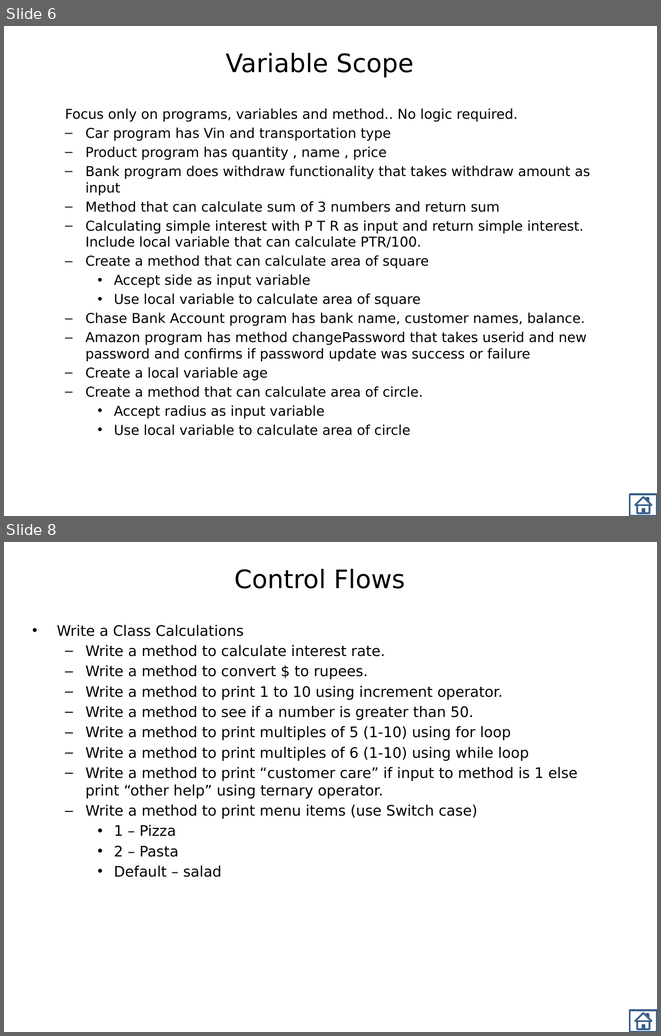
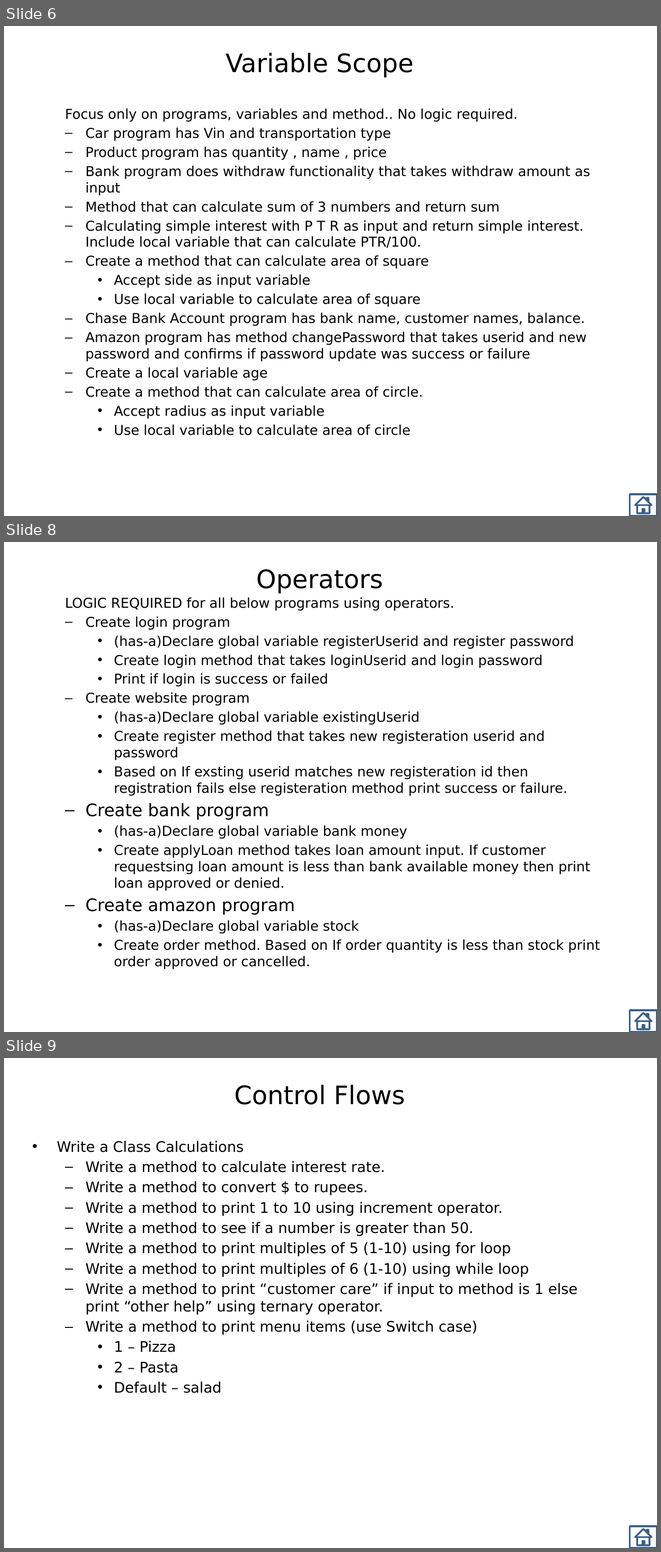
Before and after one commit to thinkcodegravity/dec24java, a slide deck: Assignments.pptx. Shown one above the other, each under a label of ours: slides 6 and 8 before the commit, slides 6, 8 and 9 after it; the slides between them are not shown. The pictures are 661x1036 and 661x1552 pixels, drawn with LibreOffice and Linux fonts; fonts in the diff are those of the drawing. Boxes give left, top, right and bottom in pixels: in the first picture for what was removed or moved away, otherwise in the second. Text is boxed around its words. In the diff, an @@ line names an element or a change of style, - is before the commit and + after.

```diff
--- a/Assignments.pptx
+++ b/Assignments.pptx
@@ slide 8 added at bbox=[4, 542, 657, 1032], background #FFFFFF @@
@@ title added at bbox=[256, 569, 383, 593], 28 pt, text #000000 @@
+Operators
@@ text added at bbox=[65, 597, 600, 969], 15 pt, text #000000 @@
+  LOGIC REQUIRED for all below programs using operators.
+  – Create login program
+    • (has-a)Declare global variable registerUserid and register password
+    • Create login method that takes loginUserid and login password
+    • Print if login is success or failed
+  – Create website program
+    • (has-a)Declare global variable existingUserid
+    • Create register method that takes new registeration userid and password
+    • Based on If exsting userid matches new registeration id then registration fails else registeration method print success or failure.
+  – Create bank program
+    • (has-a)Declare global variable bank money
+    • Create applyLoan method takes loan amount input. If customer requestsing loan amount is less than bank available money then print loan approved or denied.
+  – Create amazon program
+    • (has-a)Declare global variable stock
+    • Create order method. Based on If order quantity is less than stock print order approved or cancelled.
@@ action button home added at bbox=[629, 1010, 657, 1032], outline #3A5F8C 2 pt @@
@@ what was slide 8 is now slide 9 @@
```
Also in this commit, not shown: 1 slide changed.
